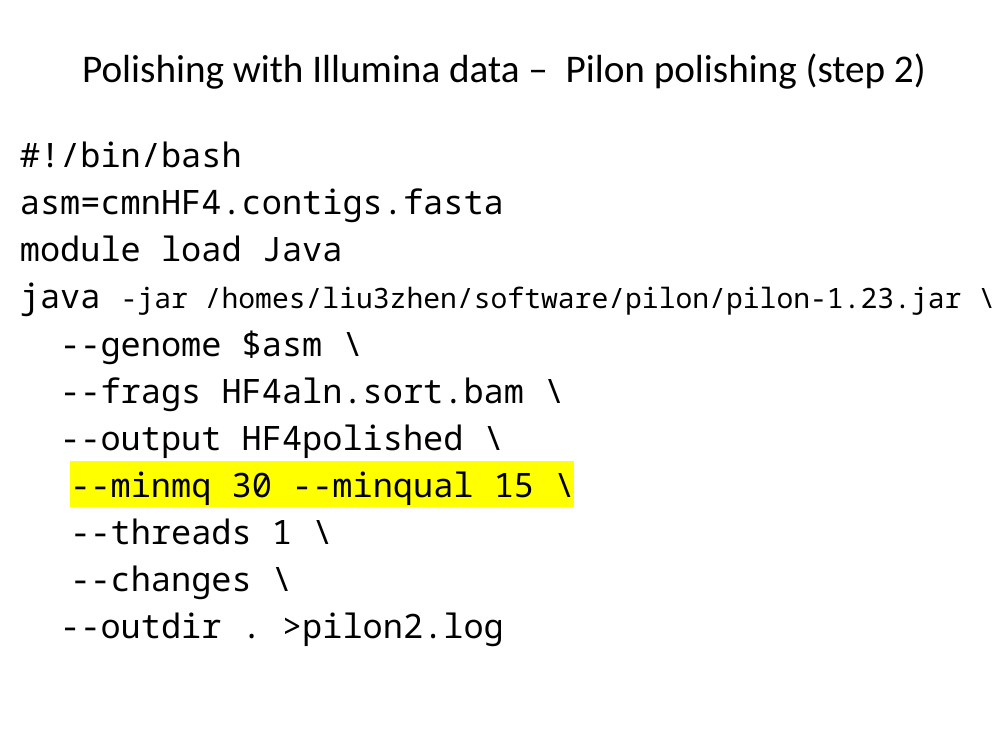
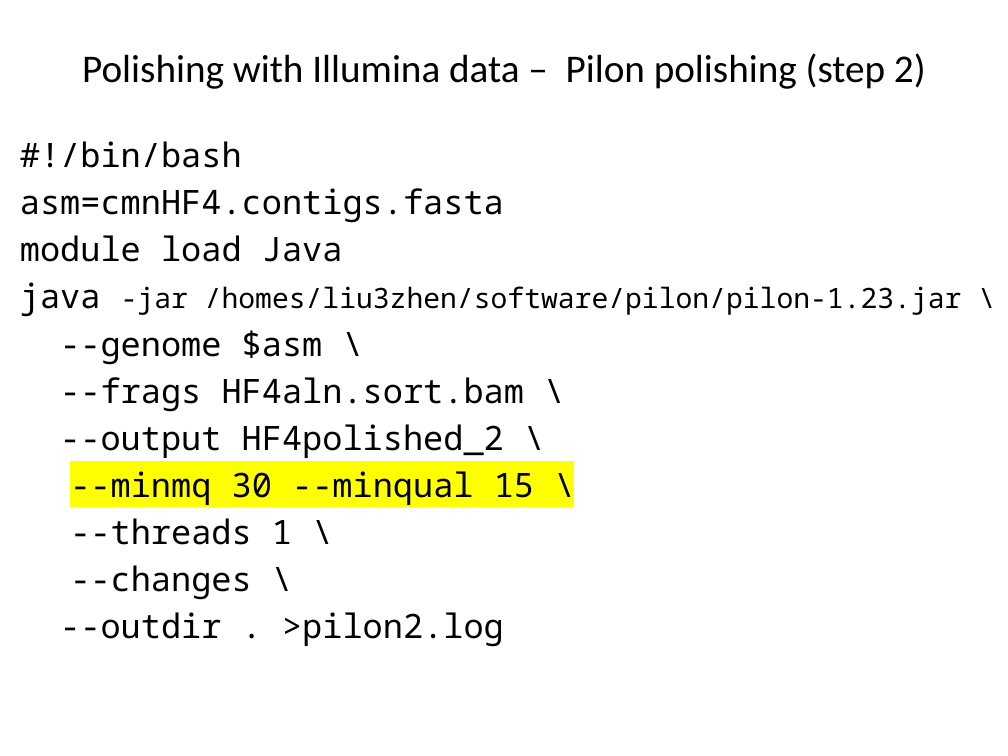
Before and after one commit to liu3zhenlab/teaching, a slide deck: slide 27 of PLPTH813Bioinformatis/2021/labs/lab10_assembly.pptx. Drawn at 1008x756 pixels with LibreOffice and Linux fonts; fonts in the diff are those of the drawing. Boxes give left, top, right and bottom in pixels: in the first picture for what was removed or moved away, otherwise in the second. Text is boxed around its words. In the diff, an @@ line names an element or a change of style, - is before the commit and + after.

```diff
--- a/PLPTH813Bioinformatis/2021/labs/lab10_assembly.pptx
+++ b/PLPTH813Bioinformatis/2021/labs/lab10_assembly.pptx
@@ text at [60, 424, 504, 458]: text changed @@
---output HF4polished \
+--output HF4polished_2 \
```
Also in this commit, not shown: 2 other slides changed.
